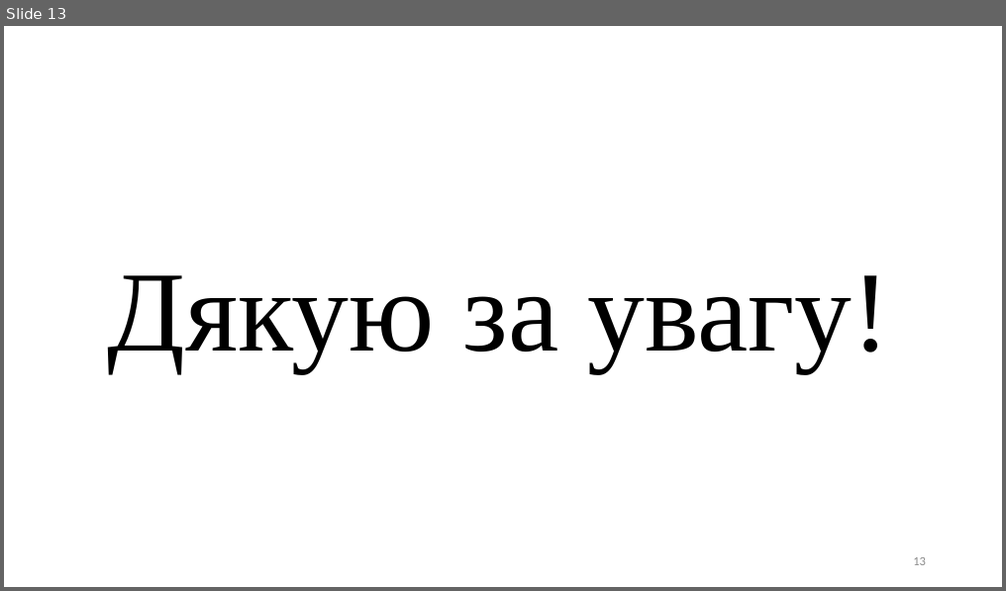
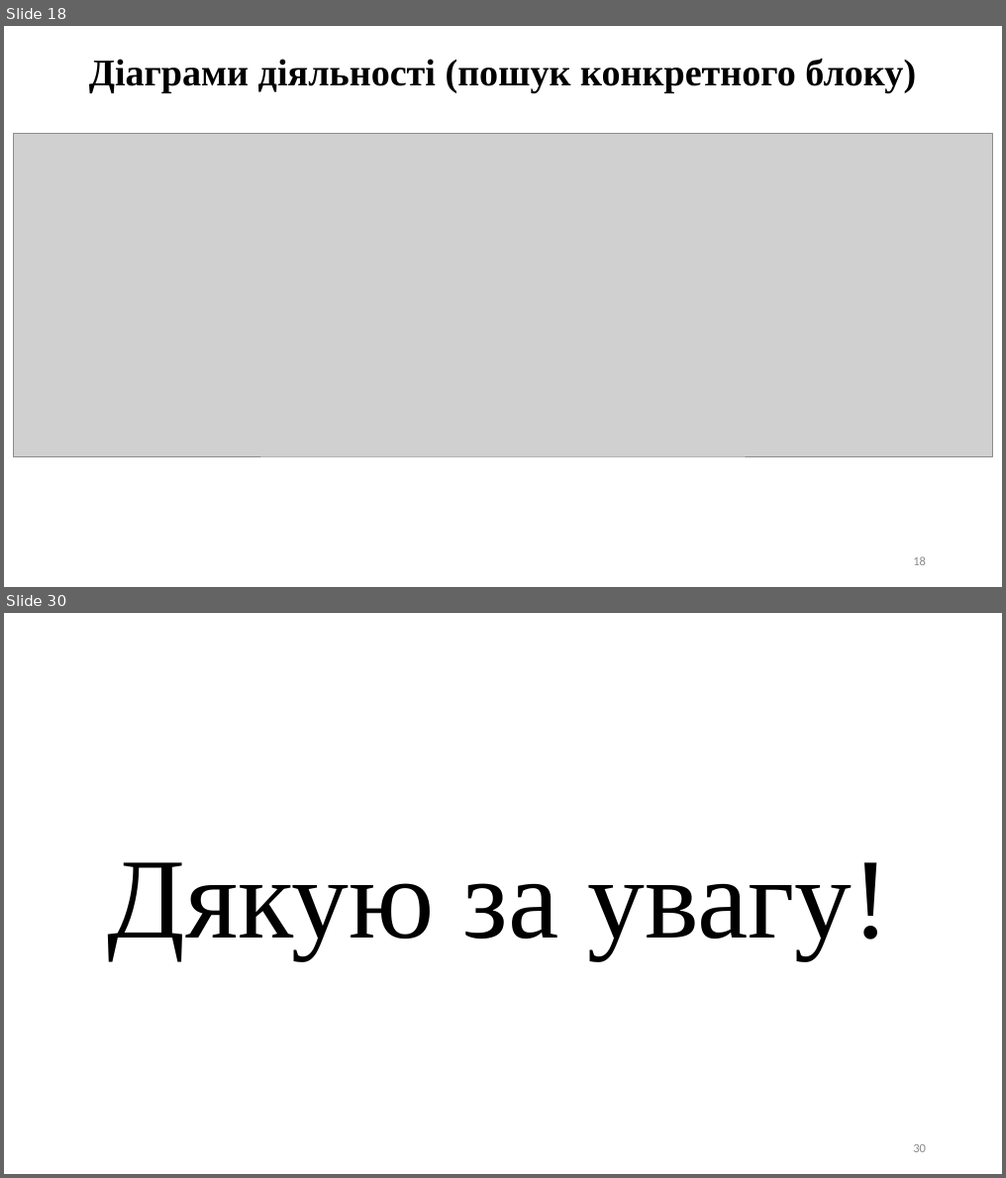
Before and after one commit to Lenartov/source, a slide deck: Диплом/Диплом презентація.pptx. Shown one above the other, each under a label of ours: slide 13 before the commit, slides 18 and 30 after it; the slides between them are not shown. The pictures are 1006x591 and 1006x1178 pixels, drawn with LibreOffice and Linux fonts; fonts in the diff are those of the drawing; grey boxes stand for pictures. Boxes give left, top, right and bottom in pixels: in the first picture for what was removed or moved away, otherwise in the second. Text is boxed around its words. In the diff, an @@ line names an element or a change of style, - is before the commit and + after.

```diff
--- a/Диплом/Диплом презентація.pptx
+++ b/Диплом/Диплом презентація.pptx
@@ slide 18 added at (x1=4, y1=26, x2=1002, y2=587), background #FFFFFF @@
@@ text added at (x1=89, y1=58, x2=916, y2=92), 36.3 pt, text #000000, bold @@
+Діаграми діяльності (пошук конкретного блоку)
@@ picture added at (x1=14, y1=134, x2=992, y2=458) @@
@@ page number added at (x1=913, y1=557, x2=926, y2=566), 12 pt, text #8C8C8C @@
+18
@@ what was slide 13 is now slide 30 @@
@@ page number at (x1=913, y1=1145, x2=926, y2=1153): text changed @@
-13
+30
```
Also in this commit, not shown: 2 slides changed, 17 other slides added, 1 slide removed, 2 other files.
